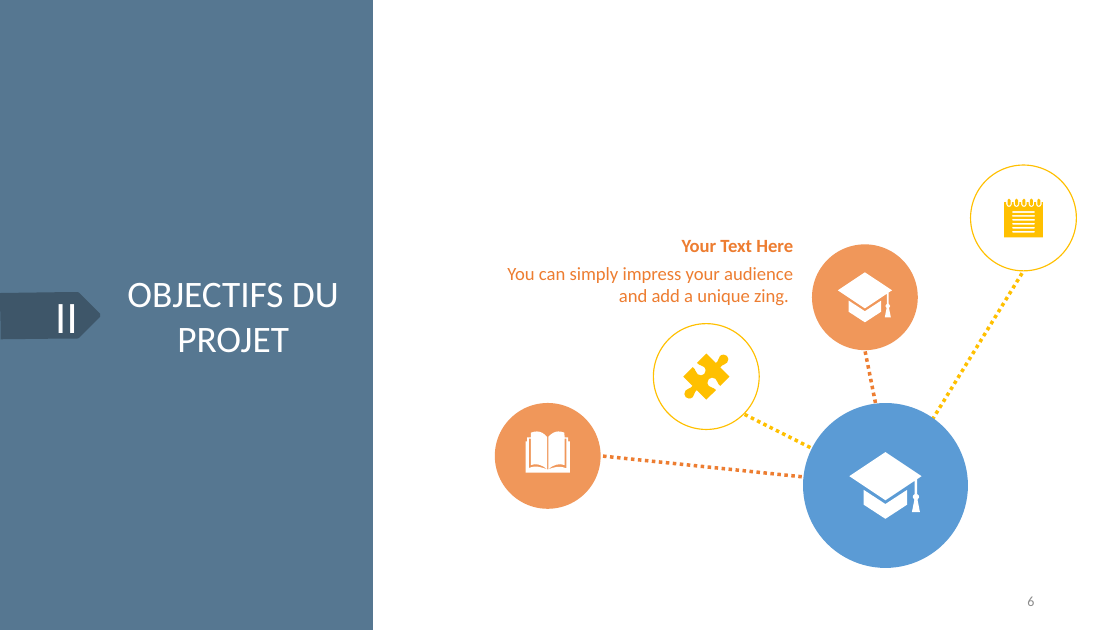
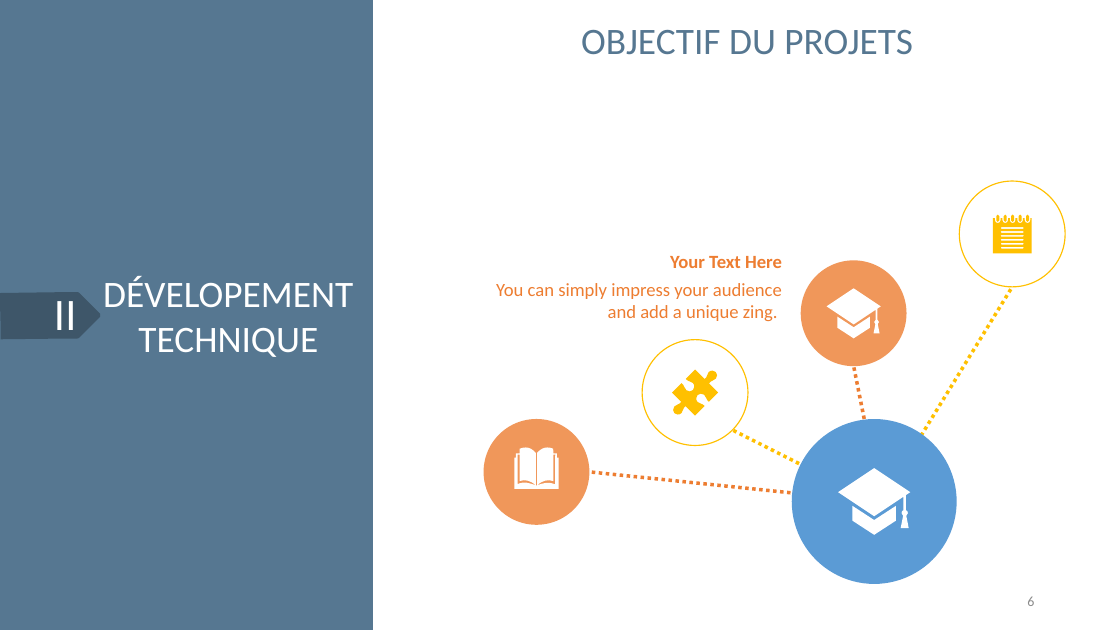
Before and after one commit to Brice-Kevin/ProjetHN, a slide deck: slide 6 of Presentation_dataset.pptx. Drawn at 1120x630 pixels with LibreOffice and Linux fonts; fonts in the diff are those of the drawing. Boxes give left, top, right and bottom in pixels: in the first picture for what was removed or moved away, otherwise in the second. Text is boxed around its words. In the diff, an @@ line names an element or a change of style, - is before the commit and + after.

```diff
--- a/Presentation_dataset.pptx
+++ b/Presentation_dataset.pptx
@@ text added at <box>581,30,913,54</box>, 32 pt, text #567791 @@
+OBJECTIF DU PROJETS
@@ text at <box>103,276,353,357</box>: text changed @@
-OBJECTIFS DU PROJET
+DÉVELOPEMENT TECHNIQUE
@@ 5 freeform shapes, 5 ellipses, 4 lines, 2 texts: place and size @@
-5 freeform shapes, 5 ellipses, 4 lines, 2 texts at <box>495,165,1076,568</box>
+5 freeform shapes, 5 ellipses, 4 lines, 2 texts at <box>484,181,1065,584</box>
```
Also in this commit, not shown: 3 other slides changed, 5 other files.
